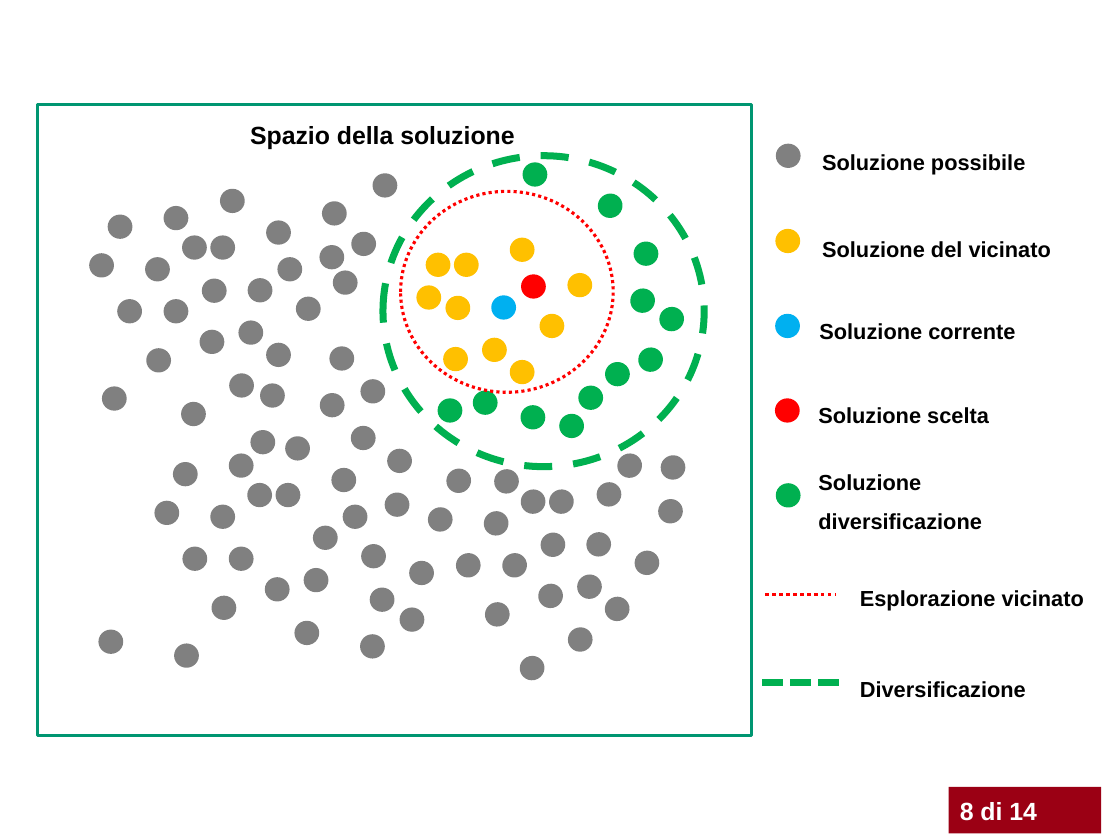
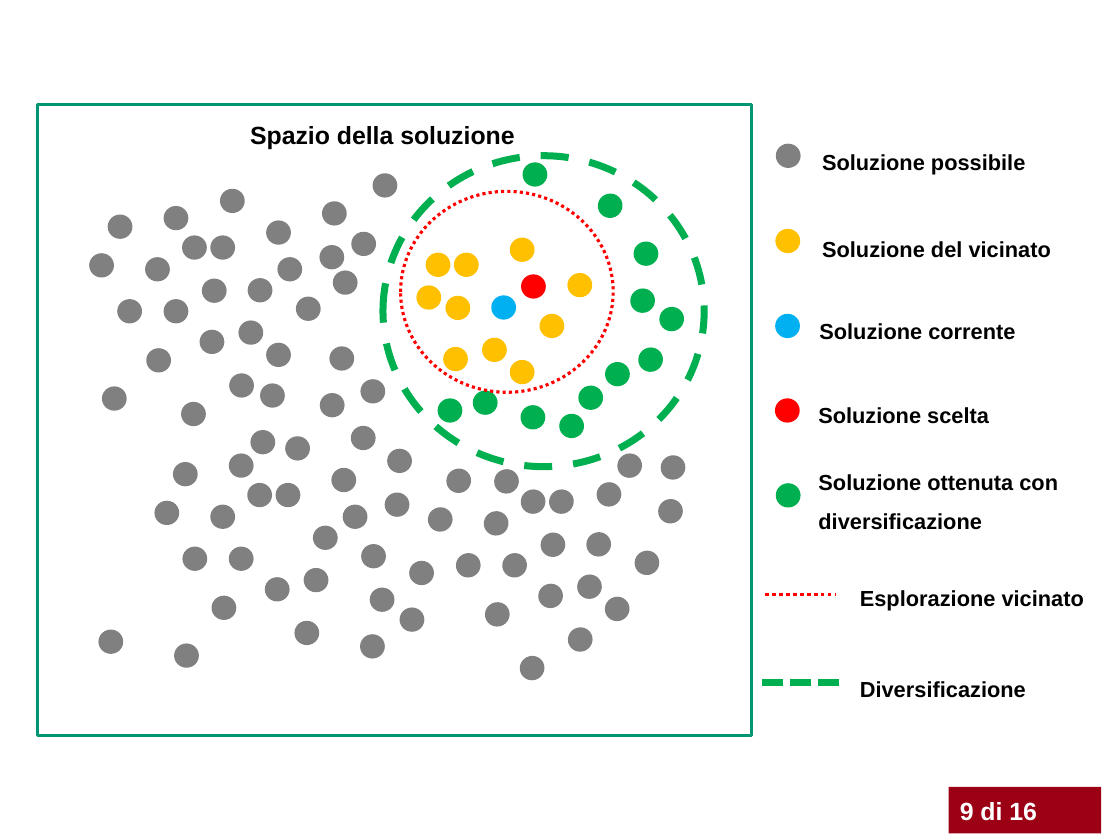
Before and after one commit to rikyb/Qontainer, a slide deck: slide 10 of presentazione/presentazione basso riccardo.pptx (slide 9 before the commit). Drawn at 1120x840 pixels with LibreOffice and Linux fonts; fonts in the diff are those of the drawing; background and template pictures are left out. Boxes give left, top, right and bottom in pixels: in the first picture for what was removed or moved away, otherwise in the second. Text is boxed around its words. In the diff, an @@ line names an element or a change of style, - is before the commit and + after.

```diff
--- a/presentazione/presentazione basso riccardo.pptx
+++ b/presentazione/presentazione basso riccardo.pptx
@@ text at [818,474,1058,530]: text changed @@
-Soluzione diversificazione
+Soluzione ottenuta con diversificazione
@@ text in rectangle at [960,802,1037,821]: text changed @@
-8 di 14
+9 di 16
@@ page number at [1011,809,1046,821]: text changed @@
-9/10
+10/10
```
Also in this commit, not shown: 12 other slides changed, 3 slides added, 1 slide removed, 6 other files.
